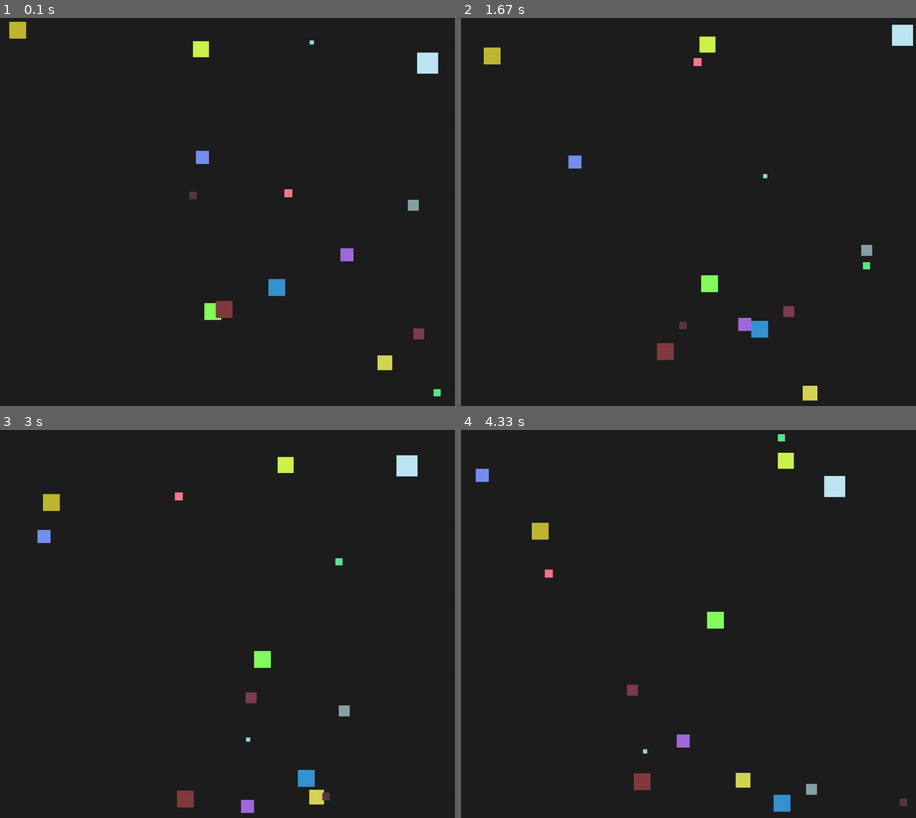
Above: before the commit, frames 1-4 (two rows, left to right).
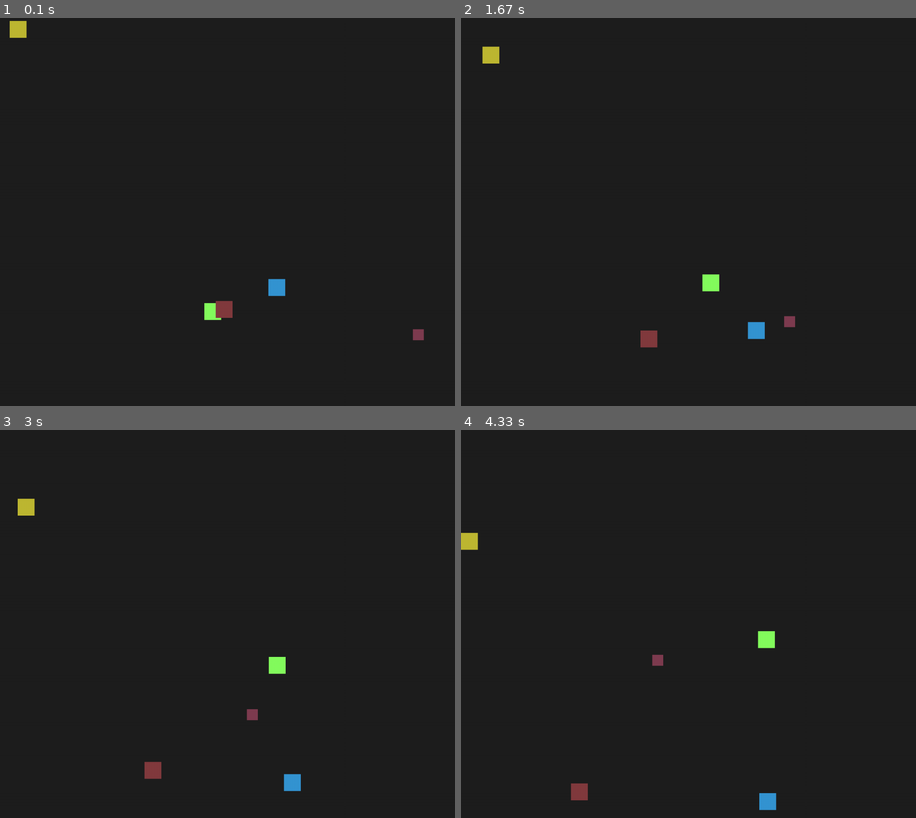
Above: after the commit, the same moments.

Repository: luc11Mhe/lab8-pygame
Game: pygame game, started from main.py
Same seed, same stepped clock (60 frames per second), same inputs: the game is played once before the commit and once after it.
Inputs:
- Up to frame 1 (0.1 s): no input
- Up to frame 2 (1.67 s): no input
- Up to frame 3 (3 s): no input
- Up to frame 4 (4.33 s): no input

The runs differ from the first frame. In frame 1, 1.0% of the frame differs, in the area x 2-97%, y 0-98%; in frame 2, 1.6%; in frame 3, 2.3%; in frame 4, 2.4%, in the area x 0-99%, y 1-99%.

Commit message:
normalize direction and apply flee

Diff:
--- a/main.py
+++ b/main.py
@@ -69,12 +69,11 @@
             if other.size > self.size:
                 dist = math.hypot(self.x - other.x, self.y - other.y)
 
-                if dist <= 200:
-                    if self.x < other.x: self.dx -= 0.2
-                    else: self.dx += 0.2
-
-                    if self.y < other.y: self.dy -= 0.2
-                    else: self.dy += 0.2
+                if dist < 200 and dist > 0:
+                    dx /= dist
+                    dy /= dist
+                    self.dx += dx * 0.5
+                    self.dy += dy * 0.5
 
     def draw(self, surface):
         pygame.draw.rect(surface, self.color, (self.x, self.y, self.size, self.size))
@@ -84,7 +83,7 @@
 
 
 squares = []
-for i in range(15):
+for i in range(5):
     squares.append(Square())
 
 for square in squares:
